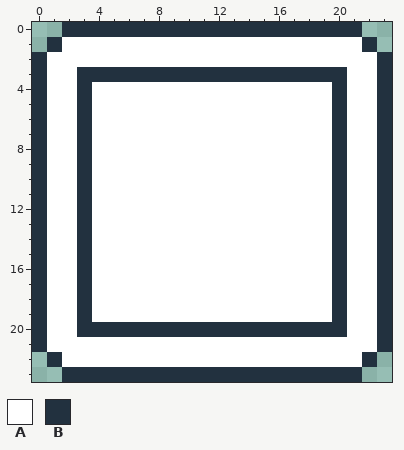
Pixel-art file -- assets/sprites/dialog.aseprite. Above: the version before the commit.
24x24 pixels, 1 frame.
Palette (. is transparent): A #ffffff  B #22313f
Pixels before, first column x 0:
 0 ..BBBBBBBBBBBBBBBBBBBB..
 1 .BAAAAAAAAAAAAAAAAAAAAB.
 2 BAAAAAAAAAAAAAAAAAAAAAAB
 3 BAABBBBBBBBBBBBBBBBBBAAB
 4 BAABAAAAAAAAAAAAAAAABAAB
 5 BAABAAAAAAAAAAAAAAAABAAB
 6 BAABAAAAAAAAAAAAAAAABAAB
 7 BAABAAAAAAAAAAAAAAAABAAB
 8 BAABAAAAAAAAAAAAAAAABAAB
 9 BAABAAAAAAAAAAAAAAAABAAB
10 BAABAAAAAAAAAAAAAAAABAAB
11 BAABAAAAAAAAAAAAAAAABAAB
12 BAABAAAAAAAAAAAAAAAABAAB
13 BAABAAAAAAAAAAAAAAAABAAB
14 BAABAAAAAAAAAAAAAAAABAAB
15 BAABAAAAAAAAAAAAAAAABAAB
16 BAABAAAAAAAAAAAAAAAABAAB
17 BAABAAAAAAAAAAAAAAAABAAB
18 BAABAAAAAAAAAAAAAAAABAAB
19 BAABAAAAAAAAAAAAAAAABAAB
20 BAABBBBBBBBBBBBBBBBBBAAB
21 BAAAAAAAAAAAAAAAAAAAAAAB
22 .BAAAAAAAAAAAAAAAAAAAAB.
23 ..BBBBBBBBBBBBBBBBBBBB..
After the commit:
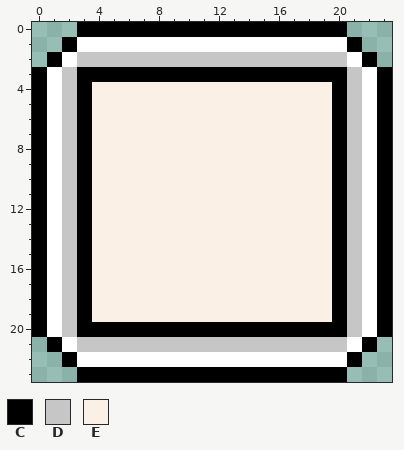
Colours new in this view: C #000000  D #c6c6c6  E #faf0e6
Changes in this commit:
Changed rows in their new state; - is an unchanged pixel.
first column x 0:
 0 --.CCCCCCCCCCCCCCCCCC.--
 1 -.C------------------C.-
 2 .C-DDDDDDDDDDDDDDDDDD-C.
 3 C-DCCCCCCCCCCCCCCCCCCD-C
 4 C-DCEEEEEEEEEEEEEEEECD-C
 5 C-DCEEEEEEEEEEEEEEEECD-C
 6 C-DCEEEEEEEEEEEEEEEECD-C
 7 C-DCEEEEEEEEEEEEEEEECD-C
 8 C-DCEEEEEEEEEEEEEEEECD-C
 9 C-DCEEEEEEEEEEEEEEEECD-C
10 C-DCEEEEEEEEEEEEEEEECD-C
11 C-DCEEEEEEEEEEEEEEEECD-C
12 C-DCEEEEEEEEEEEEEEEECD-C
13 C-DCEEEEEEEEEEEEEEEECD-C
14 C-DCEEEEEEEEEEEEEEEECD-C
15 C-DCEEEEEEEEEEEEEEEECD-C
16 C-DCEEEEEEEEEEEEEEEECD-C
17 C-DCEEEEEEEEEEEEEEEECD-C
18 C-DCEEEEEEEEEEEEEEEECD-C
19 C-DCEEEEEEEEEEEEEEEECD-C
20 C-DCCCCCCCCCCCCCCCCCCD-C
21 .C-DDDDDDDDDDDDDDDDDD-C.
22 -.C------------------C.-
23 --.CCCCCCCCCCCCCCCCCC.--
Changed places in both pictures, as pixel boxes (x1, y1, x2, y2):
changed: (32, 22, 392, 382)
